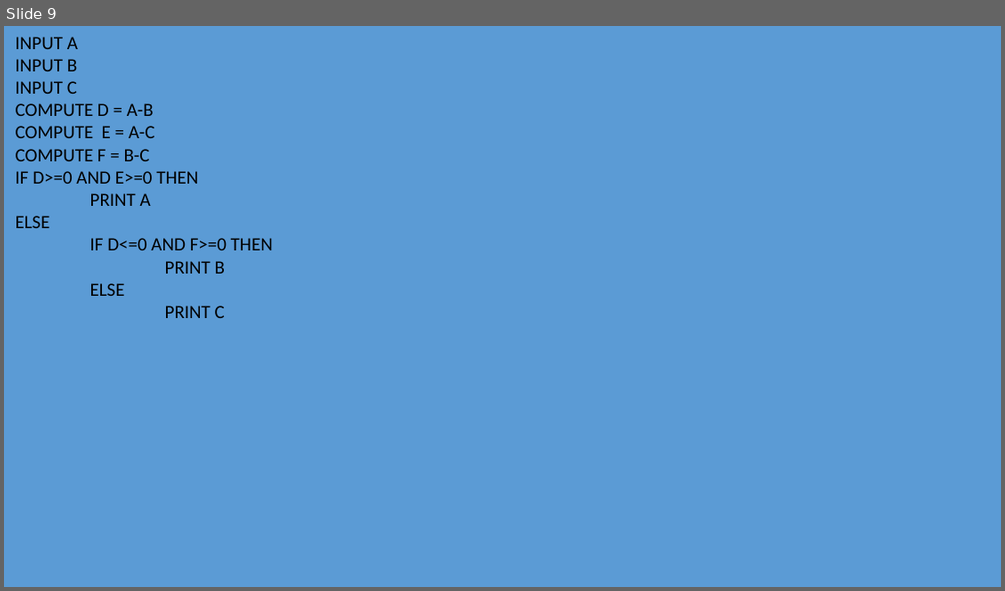
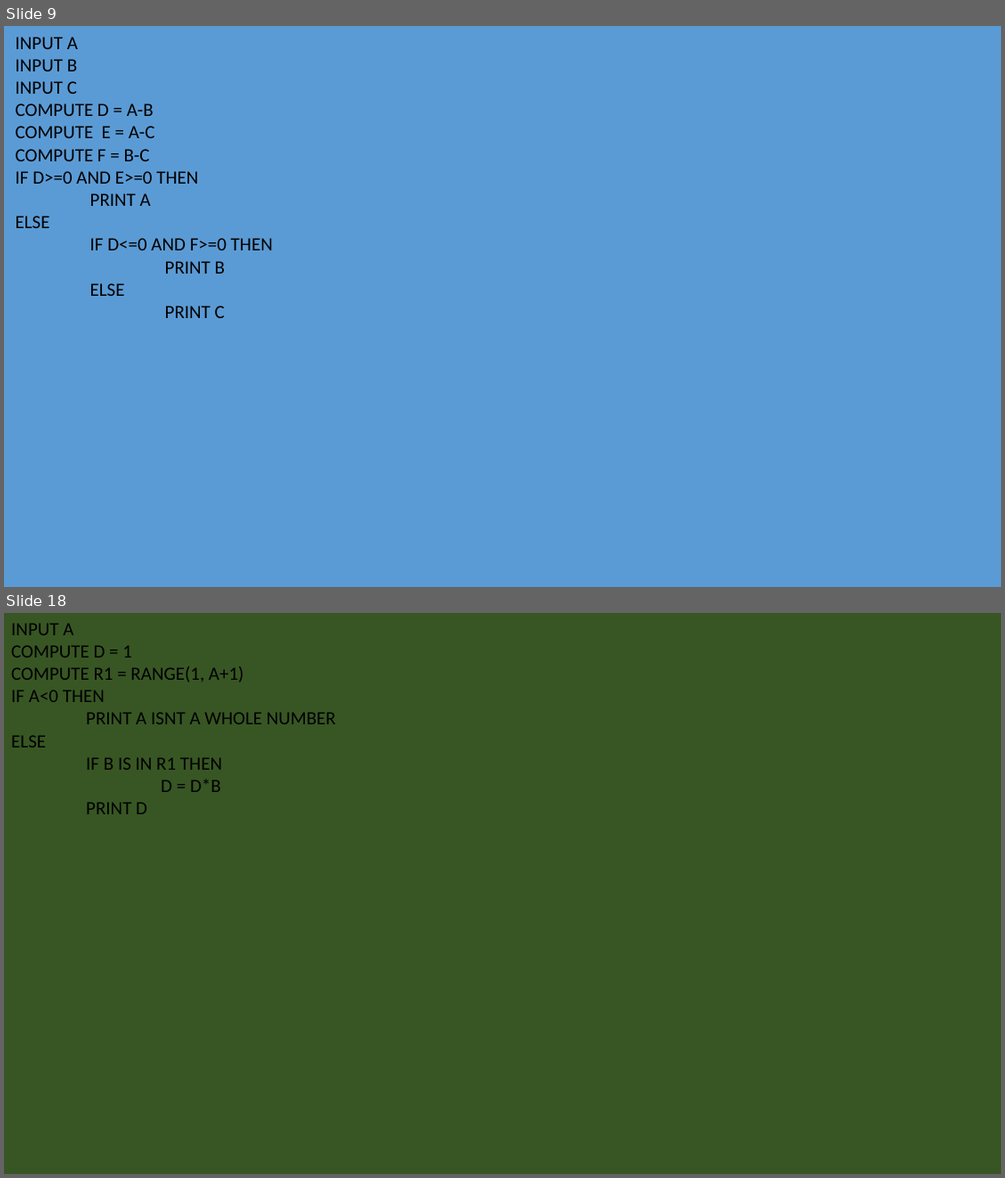
Before and after one commit to 3l4k/Lotanna_OkekeCSC102, a slide deck: Lotanna OkekeAA1.pptx. Shown one above the other, each under a label of ours: slide 9 before the commit, slides 9 and 18 after it; the slides between them are not shown. The pictures are 1005x591 and 1005x1178 pixels, drawn with LibreOffice and Linux fonts; fonts in the diff are those of the drawing. Boxes give left, top, right and bottom in pixels: in the first picture for what was removed or moved away, otherwise in the second. Text is boxed around its words. In the diff, an @@ line names an element or a change of style, - is before the commit and + after.

```diff
--- a/Lotanna OkekeAA1.pptx
+++ b/Lotanna OkekeAA1.pptx
@@ slide 18 added at [4, 613, 1001, 1174], background #385723 @@
@@ text added at [11, 623, 336, 814], 18 pt, text #000000 @@
+INPUT A
+COMPUTE D = 1
+COMPUTE R1 = RANGE(1, A+1)
+IF A<0 THEN
+PRINT A ISNT A WHOLE NUMBER
+ELSE
+IF B IS IN R1 THEN
+D = D*B
+PRINT D
```
Also in this commit, not shown: 4 slides changed, 8 other slides added, 1 other file.
